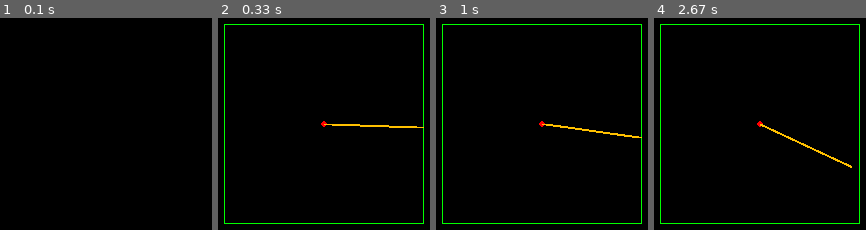
Above: before the commit, frames 1-4 (left to right).
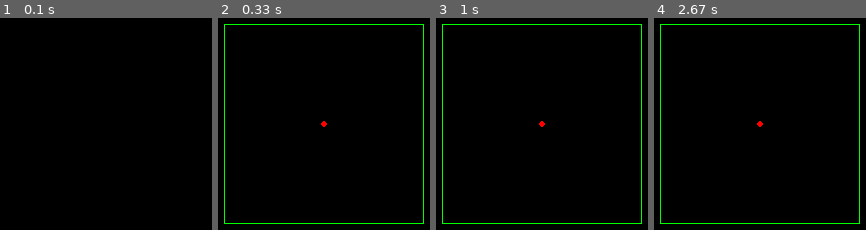
Above: after the commit, the same moments.

Repository: terrysimons/spine-python
Game: pygame game, started from pyguts/test_line.py
Two runs of this game, one before a commit and one after it. Both use one fixed random seed, a clock stepped at 60 frames per second and the inputs below.
Inputs:
- Up to frame 1 (0.1 s): no input
- Up to frame 2 (0.33 s): no input
- Up to frame 3 (1 s): no input
- Up to frame 4 (2.67 s): no input

Frame 1 is identical in both runs. In frame 2, 0.4% of the frame differs, in the area x 50-98%, y 50-52%; in frame 3, 0.4%; in frame 4, 0.5%, in the area x 50-94%, y 50-71%.

Commit message:
Code cleanups, and color timeline fixes.

Diff:
--- a/pyguts/Skeleton.py
+++ b/pyguts/Skeleton.py
@@ -48,7 +48,7 @@
 
         for slot in self.drawOrder:
             if slot.attachment:
-                texture = slot.attachment.texture
+                texture = slot.attachment.texture.copy()
                 if texture:
                     x = slot.bone.worldX + slot.attachment.x * slot.bone.m00 + slot.attachment.y * slot.bone.m01
                     y = -(slot.bone.worldY + slot.attachment.x * slot.bone.m10 + slot.attachment.y * slot.bone.m11)
@@ -71,9 +71,9 @@
                         rotation = -rotation
                     avgScale = (xScale + yScale) / 2
 
-                    #texture.fill((slot.r, slot.g, slot.b, slot.a), None, pygame.BLEND_MAX)
+                    texture.fill((slot.r, slot.g, slot.b, slot.a), None, pygame.BLEND_RGBA_MULT)
 
-                    texture = pygame.transform.rotozoom(texture, rotation, 1)
+                    texture = pygame.transform.rotozoom(texture, -rotation, avgScale)
                     screen.blit(texture, (x, y))
 
 
--- a/pyguts/spine/Animation/Timeline.py
+++ b/pyguts/spine/Animation/Timeline.py
@@ -132,15 +132,15 @@
         if time >= self.frames[self.LAST_FRAME_TIME]: # Time is after last frame
             amount = bone.data.rotation + self.frames[-1] - bone.rotation
             while amount > 180:
-                amount -= 360
+                amount = amount - 360
             while amount < -180:
-                amount += 360
+                amount = amount + 360
             bone.rotation = bone.rotation + amount * alpha
             return
 
         # Interpolate between the last frame and the current frame
         frameIndex = binarySearch(self.frames, time, self.FRAME_SPACING)
-        lastFrameValue = self.frames[frameIndex -1]
+        lastFrameValue = self.frames[frameIndex - 1]
         frameTime = self.frames[frameIndex]
         percent = 1.0 - (time - frameTime) / (self.frames[frameIndex + self.LAST_FRAME_TIME] - frameTime)
         if percent < 0.0:
@@ -151,14 +151,14 @@
 
         amount = self.frames[frameIndex + self.FRAME_VALUE] - lastFrameValue
         while amount > 180:
-            amount -= 360
+            amount = amount - 360
         while amount < -180:
-            amount += 360
+            amount = amount + 360
         amount = bone.data.rotation + (lastFrameValue + amount * percent) - bone.rotation
         while amount > 180:
-            amount -= 360
+            amount = amount - 360
         while amount < -180:
-            amount += 360
+            amount = amount + 360
         bone.rotation = bone.rotation + amount * alpha
         return
 
@@ -308,8 +308,8 @@
         percent = 1 - (time - frameTime) / (self.frames[frameIndex + self.LAST_FRAME_TIME] - frameTime)
         if percent < 0.0:
             percent = 0.0
-        if percent > 1:
-            percent = 1
+        if percent > 255:
+            percent = 255
         percent = self.getCurvePercent(frameIndex / self.FRAME_SPACING - 1, percent)
 
         r = lastFrameR + (self.frames[frameIndex + self.FRAME_R] - lastFrameR) * percent
--- a/pyguts/test_line.py
+++ b/pyguts/test_line.py
@@ -56,7 +56,7 @@
 
         pygame.draw.circle(screen, (255, 0, 0, 255), (320, 240), 3, 0)
 
-        screen.blit(lineTexture, (bone['x'], bone['y']))
+        #screen.blit(lineTexture, (bone['x'], bone['y']))
 
         import time; time.sleep(0.1)
         print('%s, %s, %s' % (bone['x'], bone['y'], bone['rotation']))
